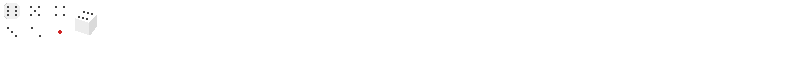
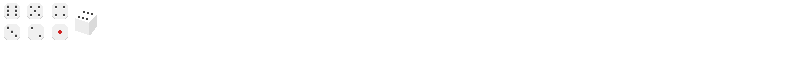
Revision of a layered 800 × 64 image; what changed, layer by layer:
painted on "圖層 7" over [4, 3, 68, 40]
